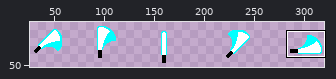
One commit to this sprite sheet: art/weaponimgs/1/block.png. The first picture is a wide view before the edit; the outline marks the close-up.
Close-up. The starting point:
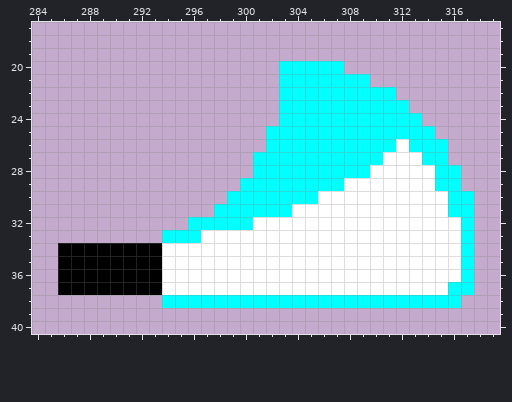
The file is 320x64 pixels. Colours within 5 levels of each other are drawn and written as one. Shown: x 284..319, y 17..40. The wide view leaves out empty margins. The commit also changed other parts of the picture, which this record leaves out.
After the commit:
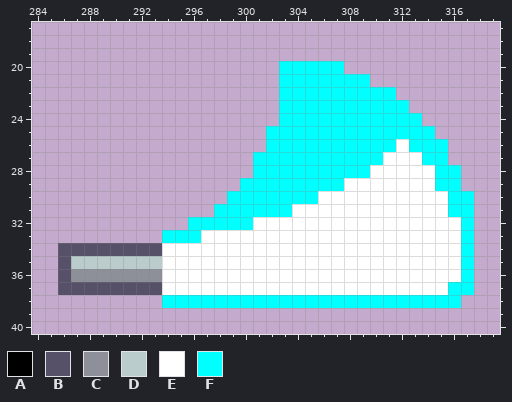
Palette (. is transparent): A #000000  B #565168  C #8e9099  D #bacccc  E #ffffff  F #00ffff
Change:
The author changed colour A to colour B in row 34 at x 286 to 293; in rows 35 to 36 at x 286; in row 37 at x 286 to 293.
The author changed colour A to colour C in row 36 at x 287 to 293.
The author changed colour A to colour D in row 35 at x 287 to 293.
Pixel boxes of the changes (left, top, right, bottom) in both close-ups:
changed: (58, 243, 162, 295)
